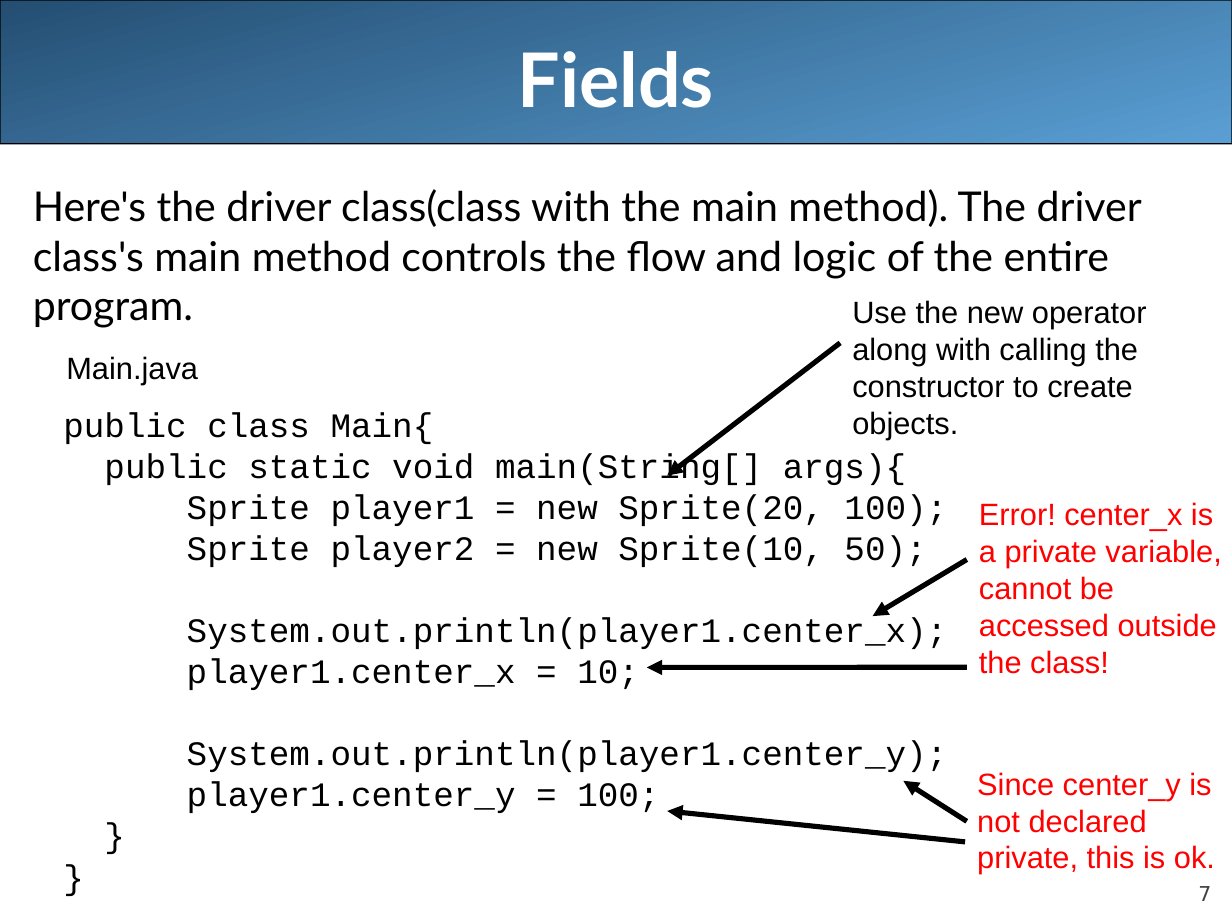
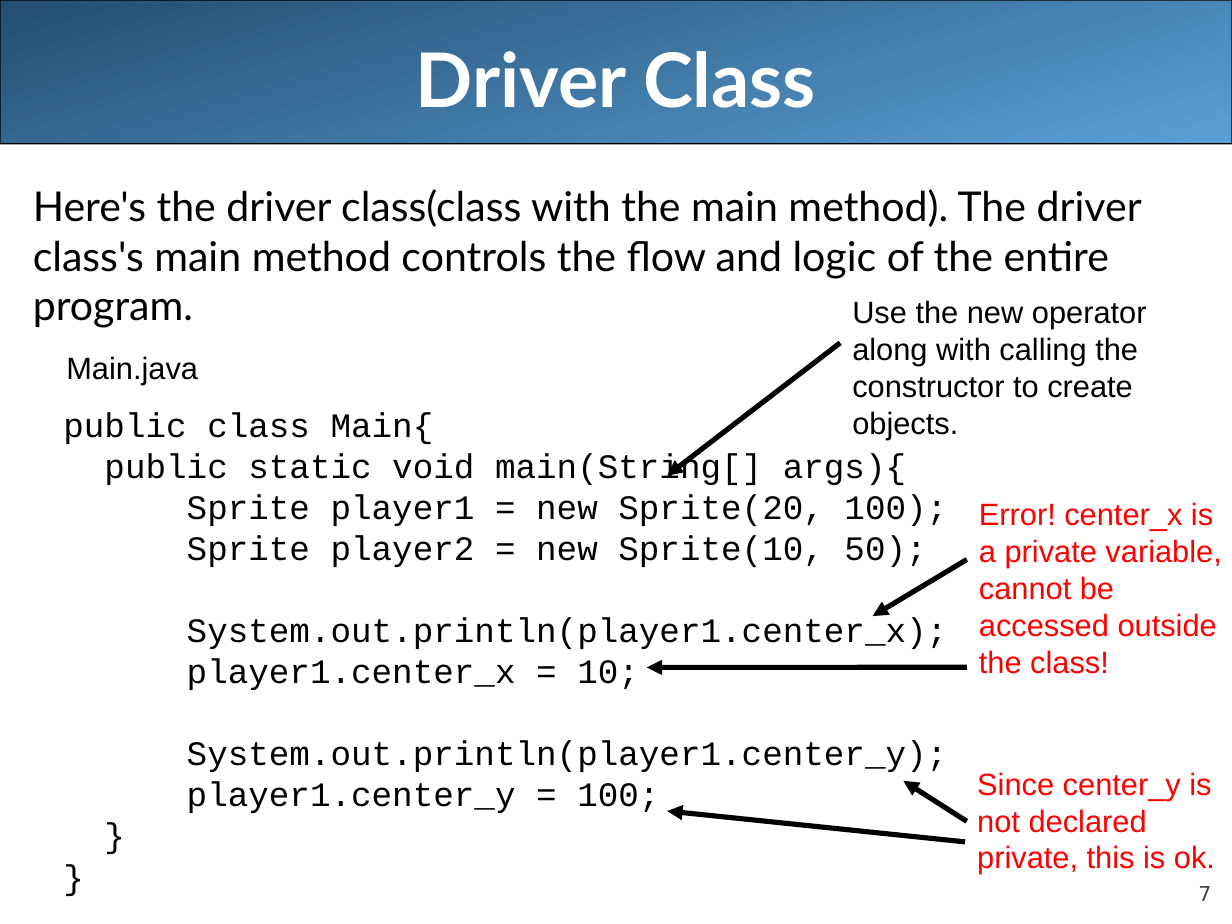
Before and after one commit to LongBaoNguyen/longbaonguyen.github.io, a slide deck: slide 7 of courses/apcsa/lecture13.ppt. Drawn at 1232x924 pixels with LibreOffice and Linux fonts; fonts in the diff are those of the drawing. Boxes give left, top, right and bottom in pixels: in the first picture for what was removed or moved away, otherwise in the second. Text is boxed around its words. In the diff, an @@ line names an element or a change of style, - is before the commit and + after.

```diff
--- a/courses/apcsa/lecture13.ppt
+++ b/courses/apcsa/lecture13.ppt
@@ title at <box>416,51,816,108</box>: text changed @@
-Fields
+Driver Class
```
Also in this commit, not shown: 12 other slides changed, 1 other file.
